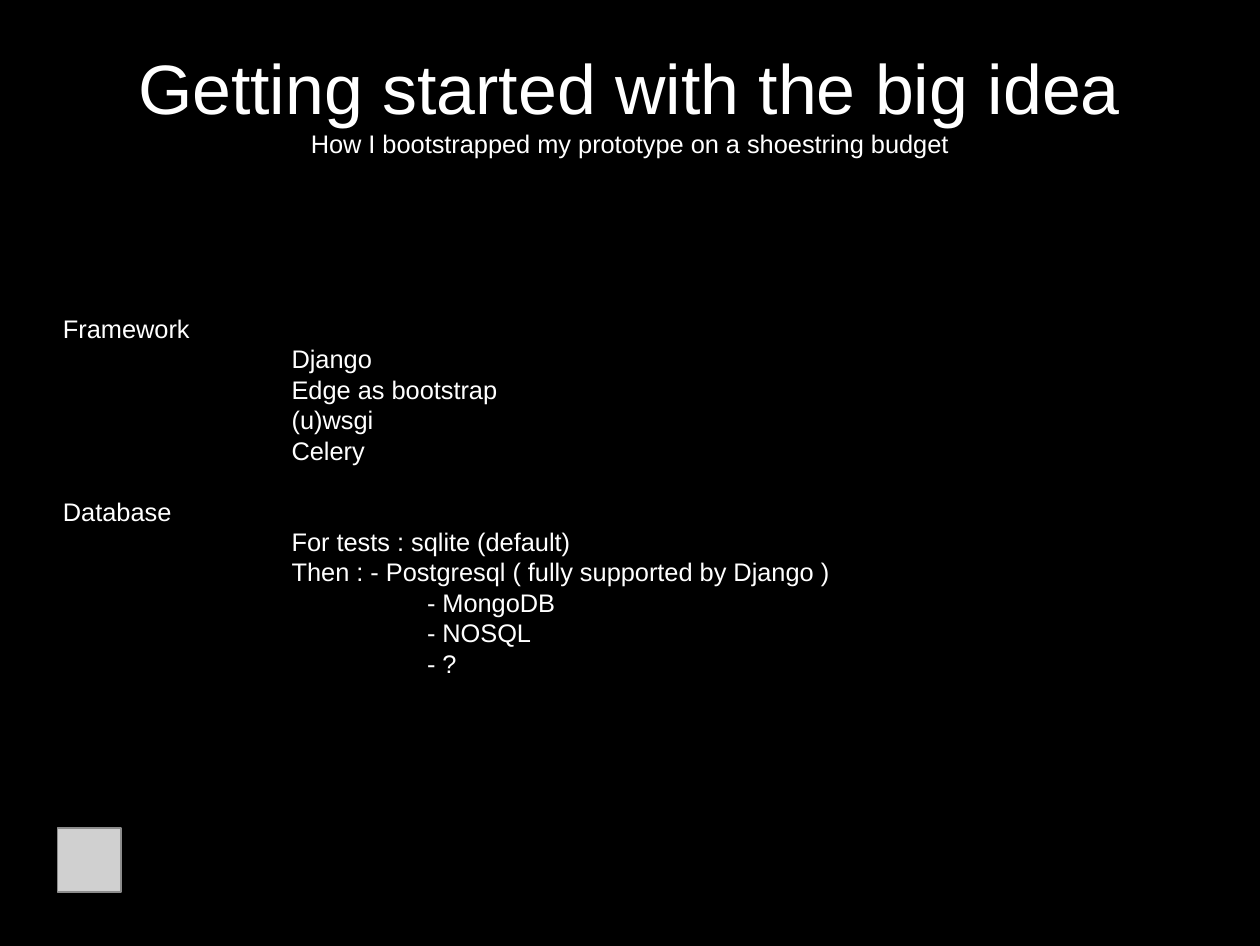
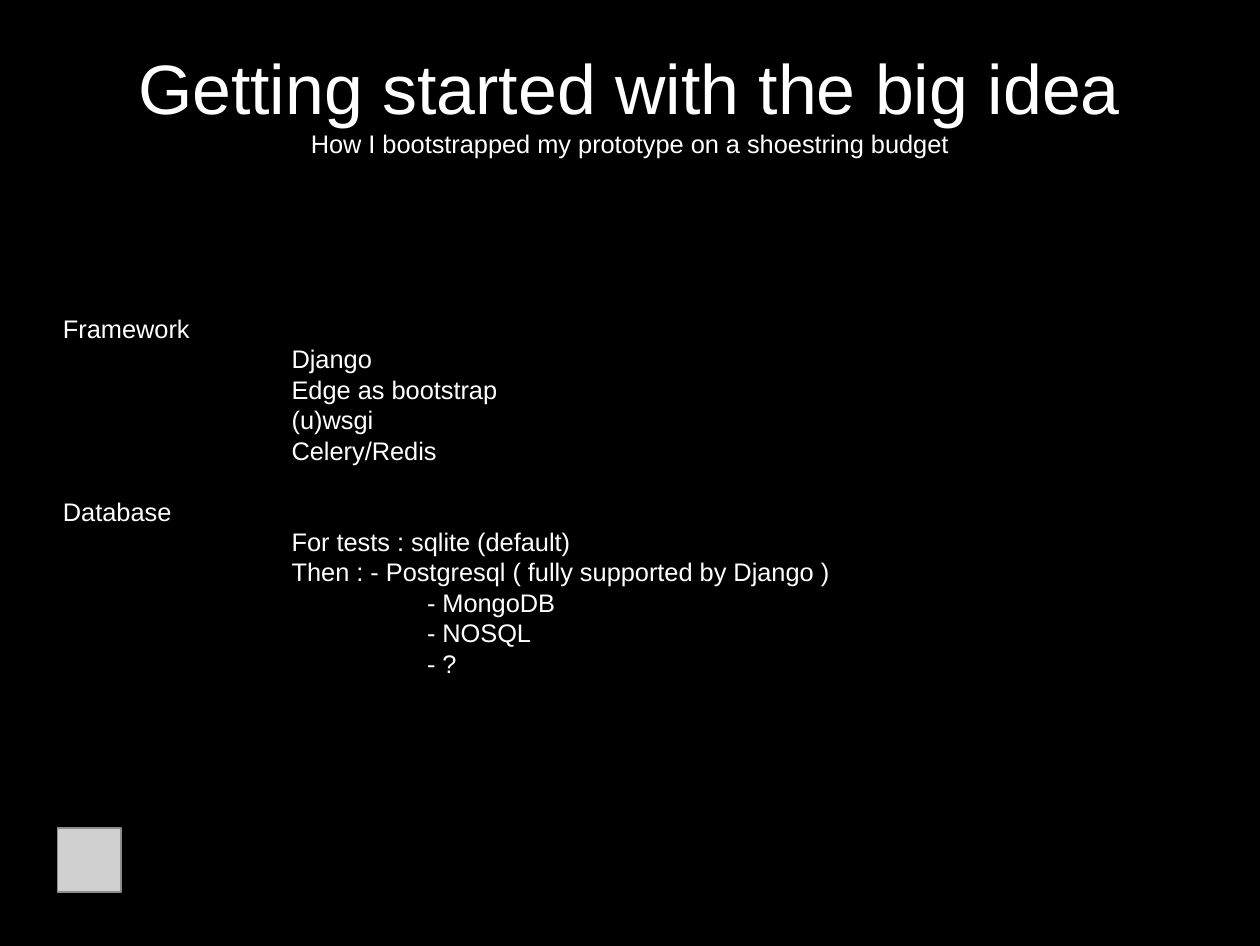
Before and after one commit to jcda/django-mvp-install-script, a slide deck: slide 22 of MVP-presentation-BD-Meetup.odp (slide 20 before the commit). Drawn at 1260x946 pixels with LibreOffice and Linux fonts; fonts in the diff are those of the drawing; grey boxes stand for pictures. Boxes give left, top, right and bottom in pixels: in the first picture for what was removed or moved away, otherwise in the second. Text is boxed around its words. In the diff, an @@ line names an element or a change of style, - is before the commit and + after.

```diff
--- a/MVP-presentation-BD-Meetup.odp
+++ b/MVP-presentation-BD-Meetup.odp
@@ subtitle at (292, 441, 437, 465): text changed @@
-Celery
+Celery/Redis
```
Also in this commit, not shown: 12 other slides changed, 3 slides added.
